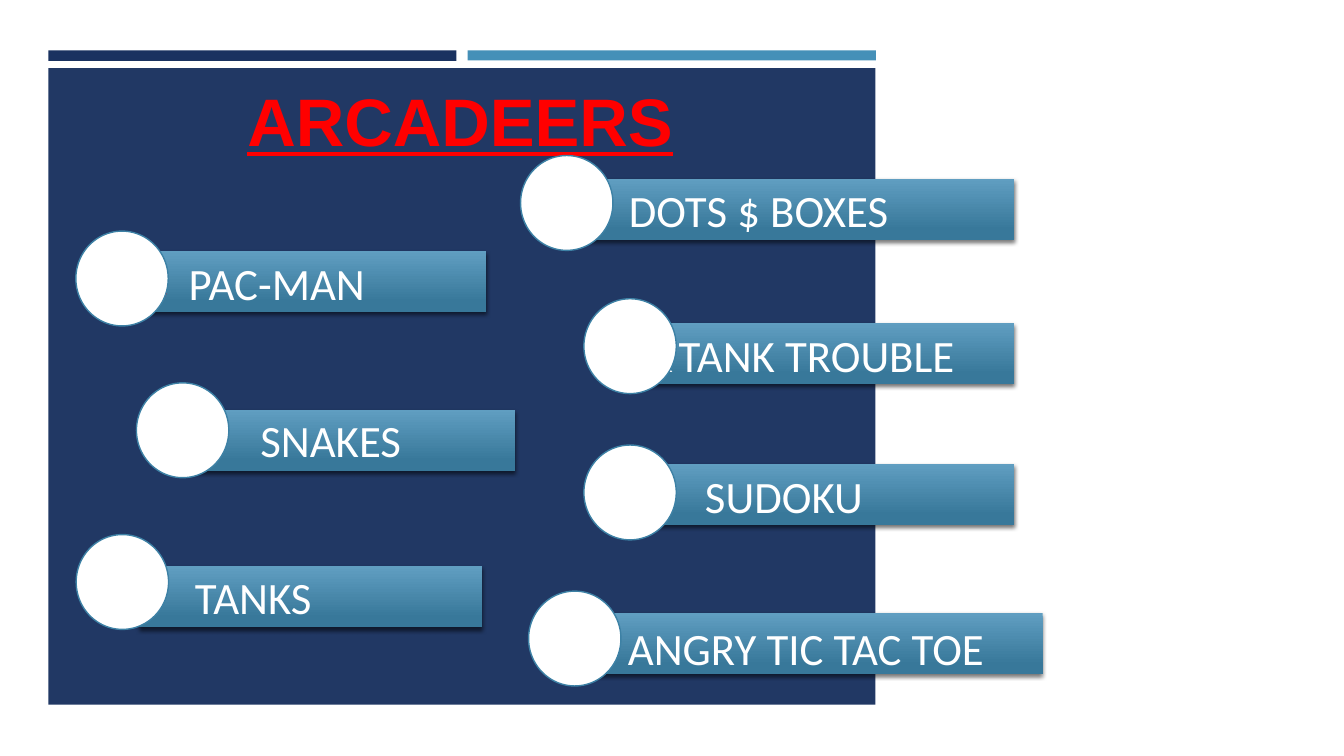
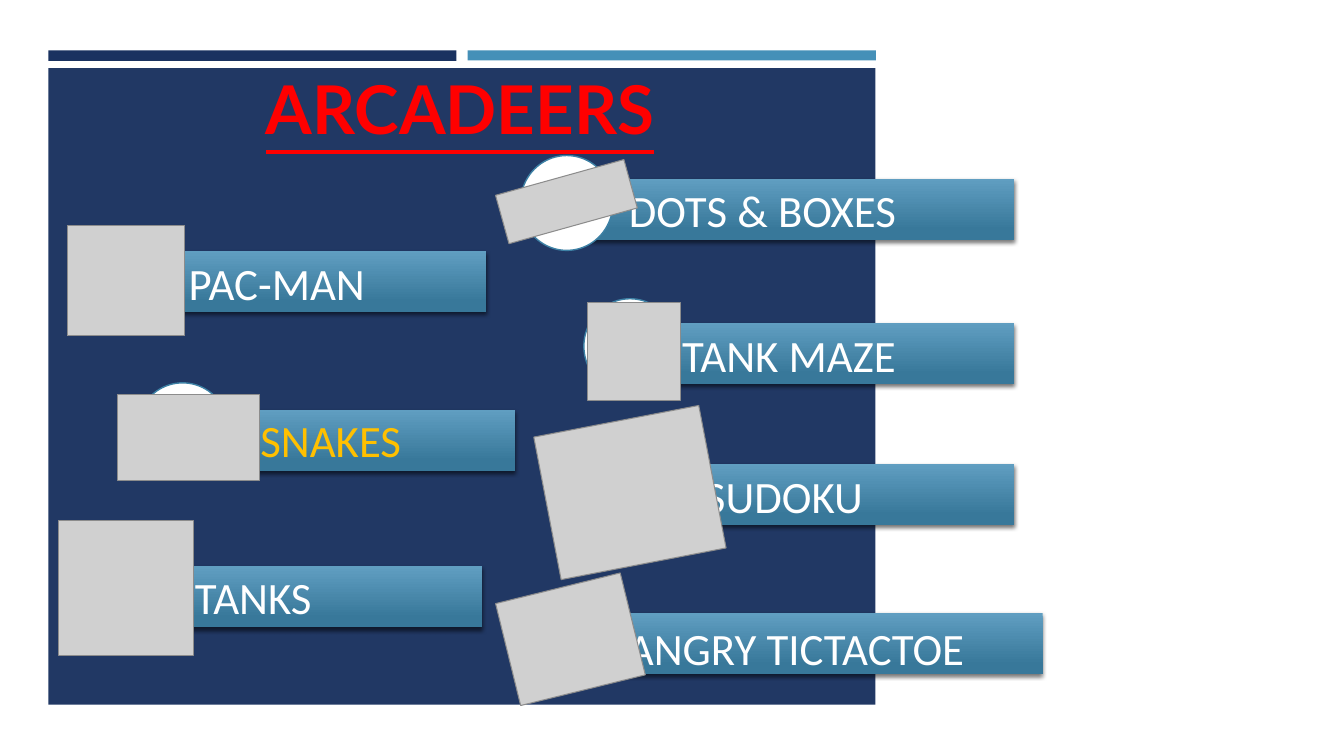
Before and after one commit to Hs-14/Procoders_Arcadeers, a slide deck: slide 2 of arcadeers.pptx. Drawn at 1344x756 pixels with LibreOffice and Linux fonts; fonts in the diff are those of the drawing; grey boxes stand for pictures; background and template pictures are left out; a plain dark background stands for a picture behind light text. Boxes give left, top, right and bottom in pixels: in the first picture for what was removed or moved away, otherwise in the second. Text is boxed around its words. In the diff, an @@ line names an element or a change of style, - is before the commit and + after.

Commit message:
updated the ppt

```diff
--- a/arcadeers.pptx
+++ b/arcadeers.pptx
@@ title "ARCADEERS": place and size @@
-title "ARCADEERS" at [247,99,672,159]
+title "ARCADEERS" at [266,85,654,135]
@@ title "ARCADEERS" at [266,85,654,135]: font Arial to Lato @@
@@ picture added at [496,160,637,244] @@
@@ text at [629,189,896,227]: text changed @@
-DOTS $ BOXES
+DOTS & BOXES
@@ picture added at [68,226,186,337] @@
@@ ellipse removed at [76,231,168,326] @@
@@ picture added at [588,302,681,400] @@
@@ text in rectangle at [682,343,896,372]: text changed @@
-EDR TANK TROUBLE
+TANK MAZE
@@ picture added at [118,395,260,481] @@
@@ text "SNAKES" at [260,428,401,458]: text colour #FFFFFF to #FFC000 @@
@@ picture added at [534,406,727,580] @@
@@ picture added at [58,521,193,655] @@
@@ ellipse removed at [77,534,169,629] @@
@@ picture added at [495,573,645,705] @@
@@ text at [628,628,964,677]: spaces changed @@
-ANGRY TIC TAC TOE
+ANGRY TICTACTOE
```
Also in this commit, not shown: 7 other slides changed, 2 slides added, 2 slides removed.
